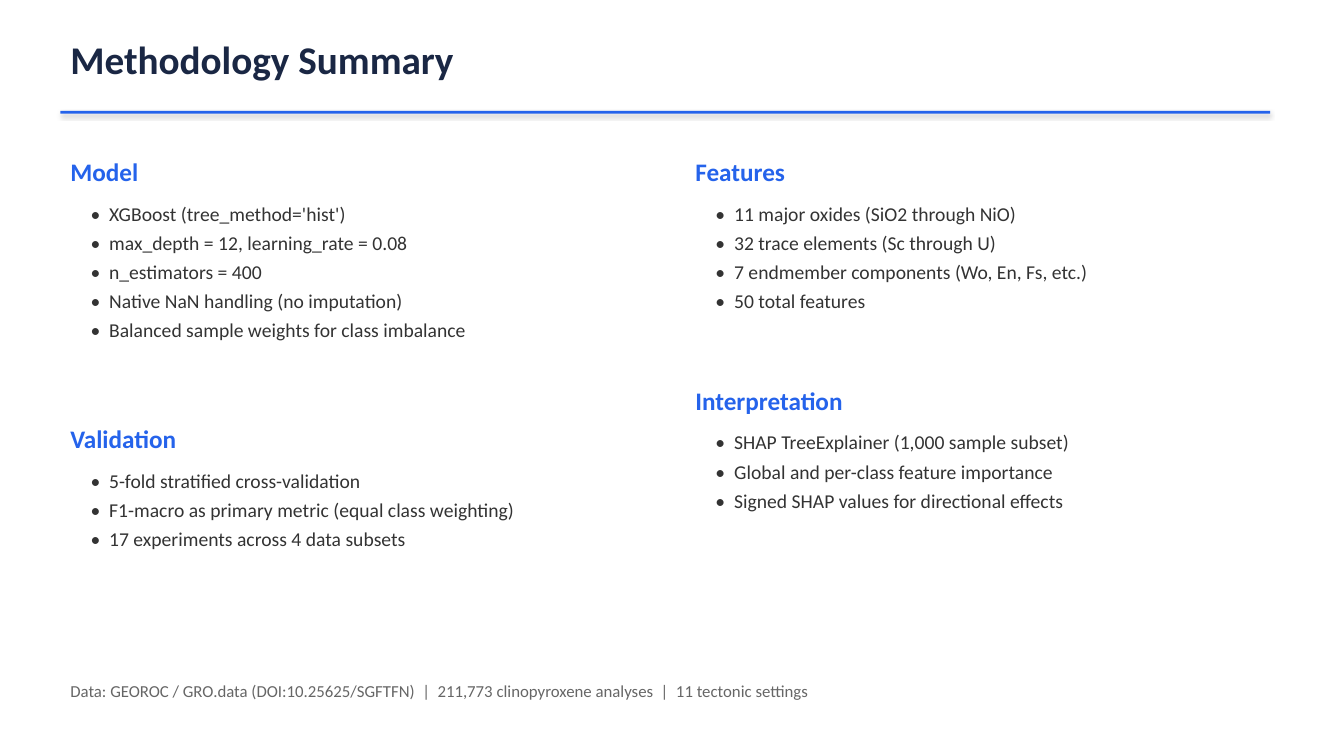
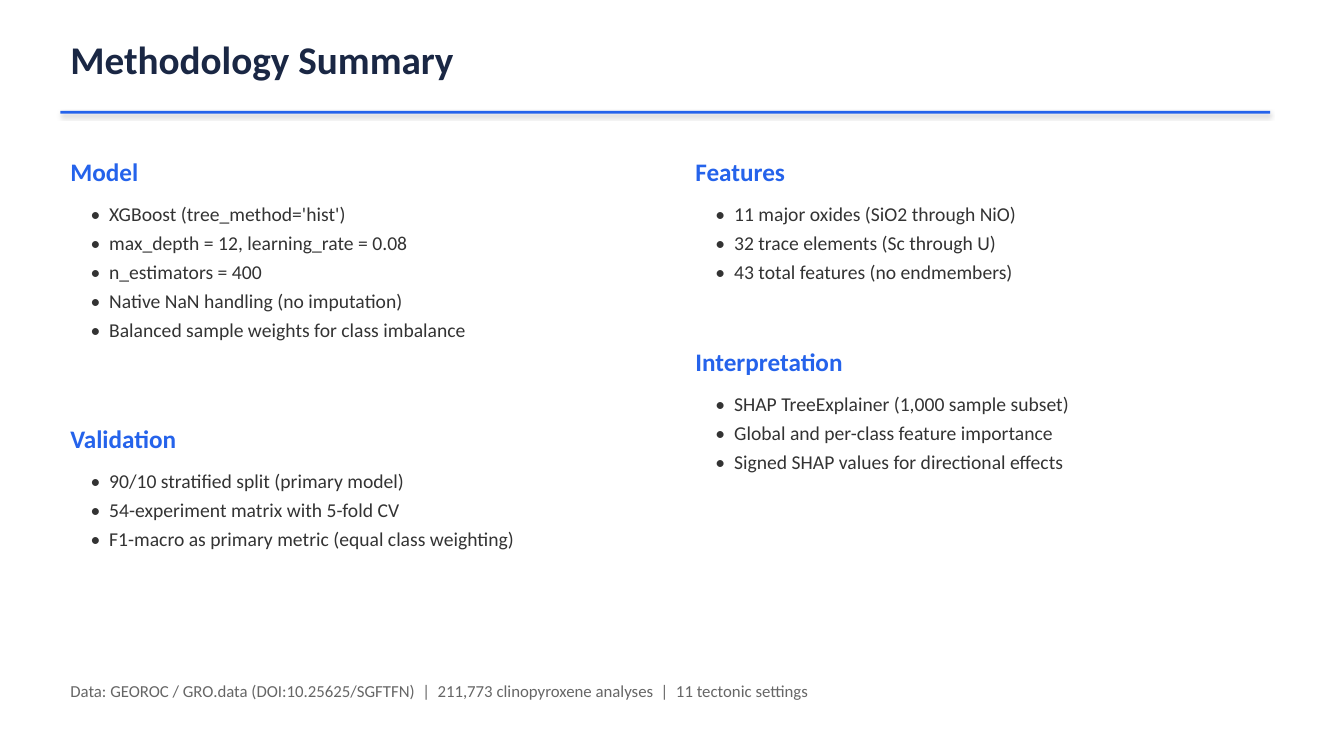
Before and after one commit to SteadfastAsArt/cpx-tectonic-dashboard, a slide deck: slide 19 of CPX_Tectonic_Classification.pptx (slide 17 before the commit). Drawn at 1344x756 pixels with LibreOffice and Linux fonts; fonts in the diff are those of the drawing. Boxes give left, top, right and bottom in pixels: in the first picture for what was removed or moved away, otherwise in the second. Text is boxed around its words. In the diff, an @@ line names an element or a change of style, - is before the commit and + after.

```diff
--- a/CPX_Tectonic_Classification.pptx
+++ b/CPX_Tectonic_Classification.pptx
@@ text at box(734, 265, 1013, 282): text changed @@
-• 7 endmember components (Wo, En, Fs, etc.)
-• 50 total features
+• 43 total features (no endmembers)
@@ text "Interpretation": place and size @@
-text "Interpretation" at box(695, 392, 842, 414)
+text "Interpretation" at box(695, 353, 842, 375)
@@ text "• SHAP TreeExplainer (1,000 sample ...": place and size @@
-text "• SHAP TreeExplainer (1,000 sample ..." at box(734, 435, 1069, 512)
+text "• SHAP TreeExplainer (1,000 sample ..." at box(734, 397, 1069, 473)
@@ text at box(109, 474, 404, 520): text changed @@
-• 5-fold stratified cross-validation
+• 90/10 stratified split (primary model)
+• 54-experiment matrix with 5-fold CV
@@ text at box(109, 532, 406, 549): paragraph removed @@
-• 17 experiments across 4 data subsets
```
Also in this commit, not shown: 8 other slides changed, 3 slides added, 1 slide removed, 6 other files.
